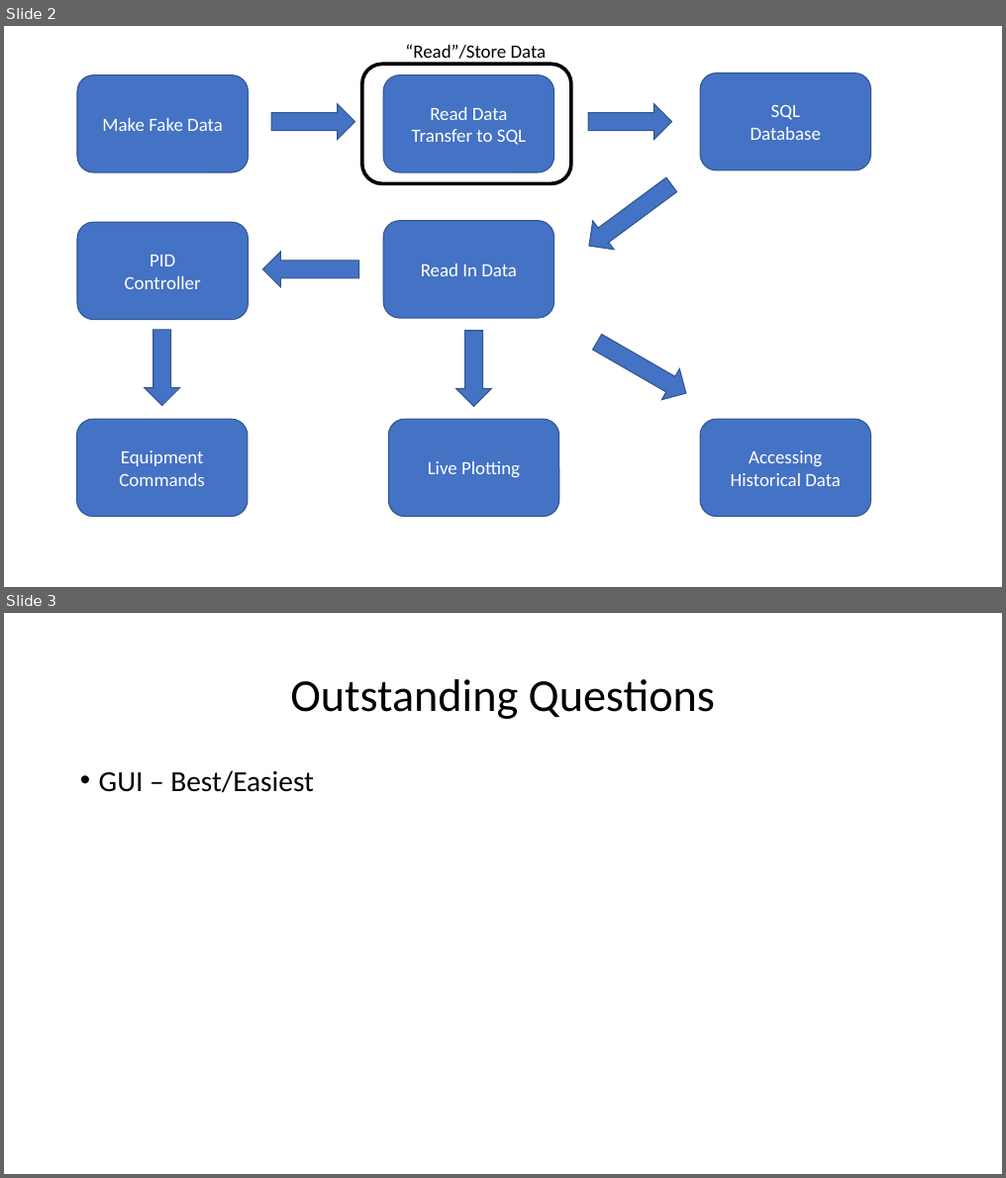
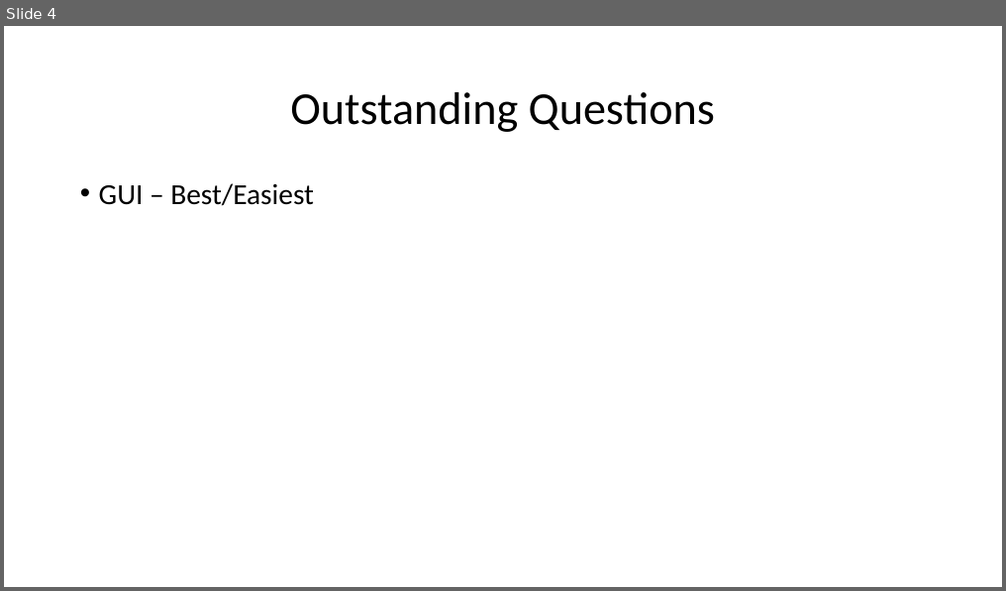
Before and after one commit to snowguy37/AUTOmato, a slide deck: Outline.pptx. Shown one above the other, each under a label of ours: slides 2 and 3 before the commit, slide 4 after it. The pictures are 1006x1178 and 1006x591 pixels, drawn with LibreOffice and Linux fonts; fonts in the diff are those of the drawing. Boxes give left, top, right and bottom in pixels: in the first picture for what was removed or moved away, otherwise in the second. Text is boxed around its words. In the diff, an @@ line names an element or a change of style, - is before the commit and + after.

```diff
--- a/Outline.pptx
+++ b/Outline.pptx
@@ slide 2 removed at bbox=[4, 26, 1002, 587], background #FFFFFF @@
@@ text removed at bbox=[405, 44, 547, 63] @@
-“Read”/Store Data
@@ rounded rectangle removed at bbox=[77, 76, 249, 173] @@
-Make Fake Data
@@ rounded rectangle removed at bbox=[362, 65, 571, 184] @@
@@ rounded rectangle removed at bbox=[383, 76, 554, 173] @@
-Read Data
-Transfer to SQL
@@ rounded rectangle removed at bbox=[700, 74, 871, 171] @@
-SQL
-Database
@@ right arrow removed at bbox=[271, 104, 355, 140] @@
@@ right arrow removed at bbox=[589, 104, 672, 140] @@
@@ right arrow removed at bbox=[578, 171, 682, 261] @@
@@ rounded rectangle removed at bbox=[77, 222, 249, 319] @@
-PID
-Controller
@@ rounded rectangle removed at bbox=[383, 221, 554, 318] @@
-Read In Data
@@ right arrow removed at bbox=[263, 252, 359, 287] @@
@@ right arrow removed at bbox=[145, 330, 180, 406] @@
@@ right arrow removed at bbox=[455, 331, 492, 407] @@
@@ right arrow removed at bbox=[588, 327, 695, 409] @@
@@ rounded rectangle removed at bbox=[76, 419, 248, 516] @@
-Equipment Commands
@@ rounded rectangle removed at bbox=[389, 419, 559, 516] @@
-Live Plotting
@@ rounded rectangle removed at bbox=[700, 419, 871, 516] @@
-Accessing Historical Data
@@ what was slide 3 is now slide 4 @@
```
Also in this commit, not shown: 1 slide changed, 2 slides added, 3 other files.
